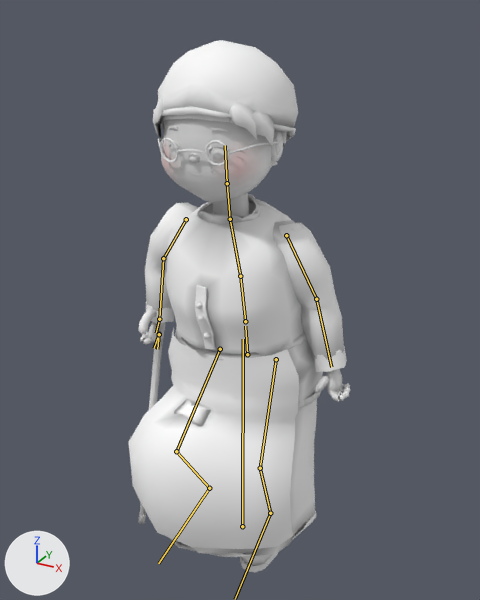
Before and after pictures for a commit that changed the glTF model public/models/sora.lite.glb.
The view is the same before and after, from a 50 mm lens placed at (0.802, -1.476, 1.535), pointed at (0.006, -0.028, 0.811). Every picture has the same lights, and +X, +Y and +Z are marked at lower left. The older version comes first. Both versions are drawn at frame 6 of the action 'Walk'; the numbers are the values there. The bones that change, and the others that lie on the model, are drawn over the model as lines.

Objects in the first picture: 'Sora.001'.
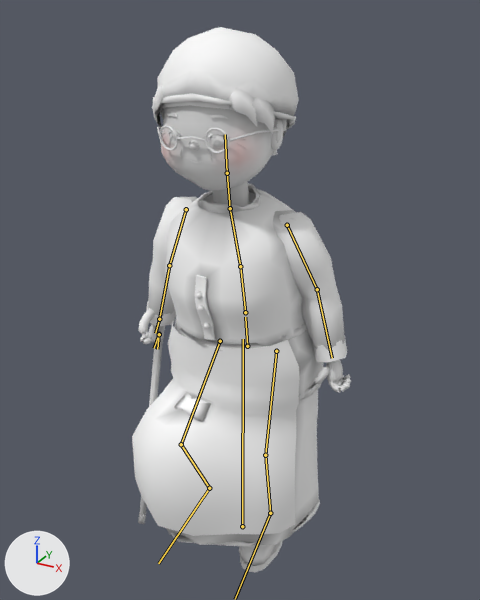
Pixel boxes (x1, y1, x2, y2) of what changed, in the pictures (480 x 600 px):
'Sora.001', posed
    before: (129, 40, 351, 573)
    after: (132, 27, 351, 573)
bone 'hips', root to tip
    before: (247, 354) to (245, 326)
    after: (247, 346) to (245, 317)
bone 'upperarm_R', root to tip
    before: (186, 219) to (163, 258)
    after: (186, 209) to (169, 265)
bone 'forearm_R', root to tip
    before: (163, 258) to (159, 319)
    after: (169, 265) to (159, 319)
bone 'hand_R', root to tip
    before: (159, 319) to (156, 333)
    after: (159, 319) to (155, 333)
bone 'thigh_L', root to tip
    before: (276, 359) to (260, 468)
    after: (276, 351) to (265, 455)
bone 'shin_L', root to tip
    before: (260, 468) to (270, 513)
    after: (265, 455) to (270, 513)
bone 'thigh_R', root to tip
    before: (220, 349) to (176, 451)
    after: (220, 341) to (181, 444)
bone 'shin_R', root to tip
    before: (176, 451) to (209, 488)
    after: (181, 444) to (209, 488)

The change in detail:
Bone 'hips' (bone_hips) moves from (0.015, -0.045, 0.0) to (0.015, -0.018, 0.0).
Bone 'upperarm_R' (bone_upperarm_r) turns from (10, -51, 16) to (-11, -52, 22) degrees about its own x, y and z.
Bone 'forearm_R' (bone_forearm_r) turns from (-32, 2, 7) to (0, 0, -1) degrees about its own x, y and z.
Bone 'hand_R' (bone_hand_r) turns from (6, 57, 18) to (-23, 58, -3) degrees about its own x, y and z.
Bone 'thigh_L' (bone_thigh_l) turns from (-18, -5, 5) to (-10, -5, 5) degrees about its own x, y and z.
Bone 'shin_L' (bone_shin_l) turns from (34, 0, 0) to (16, 0, 0) degrees about its own x, y and z.
Bone 'foot_L' (bone_foot_l) turns from (-18, 4, 0) to (-9, 4, 3) degrees about its own x, y and z.
Bone 'thigh_R' (bone_thigh_r) turns from (-38, 9, 5) to (-33, 9, 5) degrees about its own x, y and z.
Bone 'shin_R' (bone_shin_r) turns from (63, 0, -1) to (54, 0, -1) degrees about its own x, y and z.
Bone 'foot_R' (bone_foot_r) turns from (-32, -1, 2) to (-28, -1, 0) degrees about its own x, y and z.
